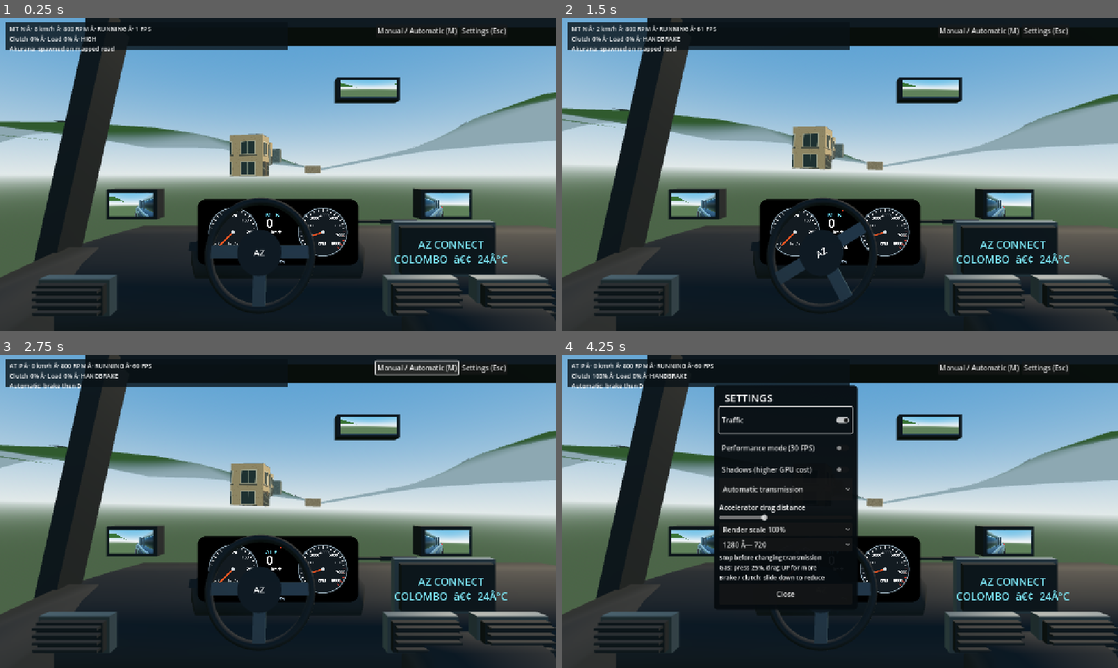
Above: before the commit, frames 1-4 (two rows, left to right).
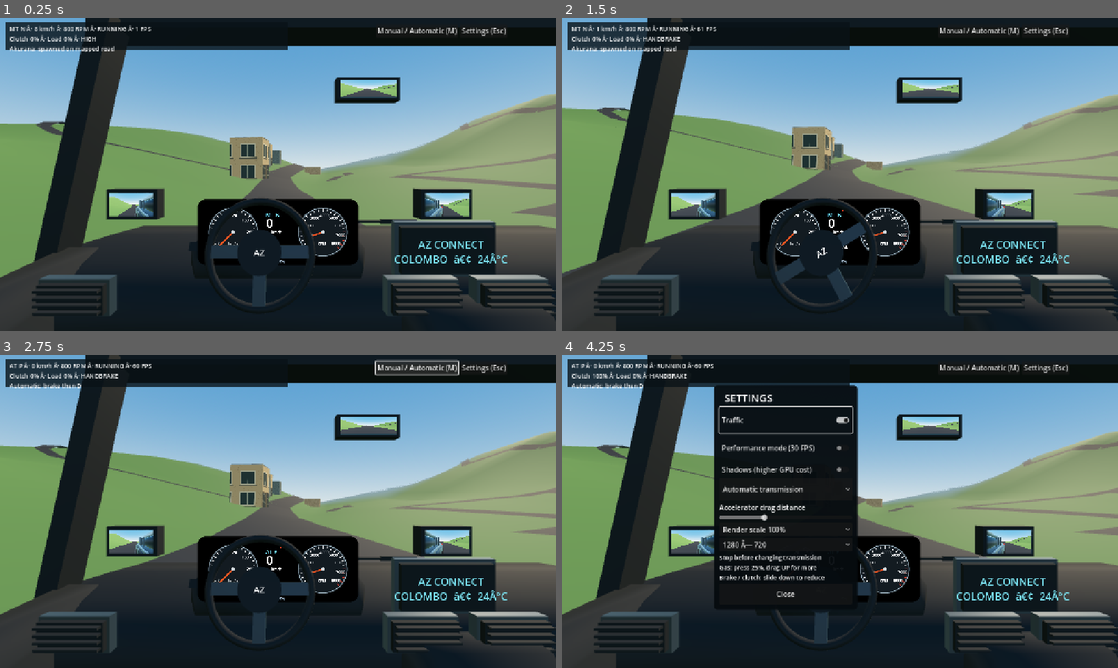
Above: after the commit, the same moments.

Repository: Mhd-Azeem/WebToApp
Game: Godot game, scene res://scenes/akurana.tscn
The game is run twice, just before and just after one commit, with the same random seed, the same clock (stepped at 60 frames per second) and the same inputs.
Inputs (mouse positions are in pixels of both pictures, inside the frame that each line leads up to):
- Up to frame 1 (0.25 s): no input
- Up to frame 2 (1.5 s): tap Enter at 0.5 s; move the mouse to (962, 158) at 0.52 s; hold D 0.53-1.25 s; hold Shift 0.53-1.25 s; click (962, 158) at 0.67 s; tap Space at 0.77 s; drag from (728, 190) to (812, 237) at 1.27 s
- Up to frame 3 (2.75 s): click "Manual / Automatic (M)" at 2 s
- Up to frame 4 (4.25 s): click "Settings (Esc)" at 2.75 s; click "Traffic" at 3.5 s

The runs differ from the first frame. In frame 1, 22% of the frame differs, in the area x 0-100%, y 20-83%; in frame 2, 23%; in frame 3, 23%; in frame 4, 18%.

Commit message:
Increase Akurana road contrast and add accurate road surface and camera height helpers

Diff:
--- a/az-car-3d/scripts/akurana_world.gd
+++ b/az-car-3d/scripts/akurana_world.gd
@@ -8,7 +8,7 @@
 # Each GIS height sample spans ~53 m. Subdivision is essential: otherwise
 # the physics/visible triangle surface diverges sharply from height_at().
 const TERRAIN_SUBDIVISIONS = 8
-const ROAD_CLEARANCE = 0.65
+const ROAD_CLEARANCE = 0.90
 var heights: PackedByteArray = PackedByteArray()
 var mapped_roads: Array = []
 
@@ -55,8 +55,27 @@
 	if not is_finite(best_distance):
 		return {}
 	# A modest lift gives suspension time to settle onto the road collision.
-	return {"position": Vector3(best_point.x, height_at(best_point.x, best_point.y) + 1.65, best_point.y),
+	return {"position": Vector3(best_point.x, road_surface_at(best_point.x, best_point.y) + 1.5, best_point.y),
 		"yaw": best_heading, "distance": best_distance, "road_width": best_width}
+
+func road_surface_at(x: float, z: float) -> float:
+	# Road mesh is lifted over terrain; use the same number for spawn/camera checks.
+	return height_at(x, z) + ROAD_CLEARANCE
+
+func road_distance_at(x: float, z: float) -> float:
+	var probe := Vector2(x,z)
+	var best := INF
+	for feature in mapped_roads:
+		if not feature is Array or feature.size() < 2: continue
+		var path: Array = feature[1]
+		for i in range(path.size() - 1):
+			var a := Vector2(float(path[i][0]),float(path[i][1]))
+			var b := Vector2(float(path[i+1][0]),float(path[i+1][1]))
+			var ab := b-a
+			if ab.length_squared() < 0.01: continue
+			var t := clampf((probe-a).dot(ab)/ab.length_squared(),0.0,1.0)
+			best=minf(best,probe.distance_to(a+ab*t))
+	return best
 
 func height_at(x: float, z: float) -> float:
 	if heights.size() != GRID_SIZE * GRID_SIZE:
@@ -121,6 +140,7 @@
 			_triangle(tool,p00,p01,p10)
 			_triangle(tool,p10,p01,p11)
 	var material := G.material("",Color(0.28,0.43,0.22))
+	material.cull_mode = BaseMaterial3D.CULL_DISABLED
 	_finish(tool,material,true)
 
 func _generate_roads(roads: Array) -> void:
@@ -151,7 +171,8 @@
 				_triangle(tool, bl, br, ar)
 				generated += 1
 	if generated > 0:
-		var road_mat := G.material("", Color(0.19, 0.20, 0.22)) # Clearly distinguish paved roads from grass.
+		var road_mat := G.material("", Color(0.12, 0.13, 0.15)) # High contrast dark asphalt.
+		road_mat.cull_mode = BaseMaterial3D.CULL_DISABLED
 		_finish(tool, road_mat, true)
 
 func _generate_buildings(buildings: Array) -> void:
